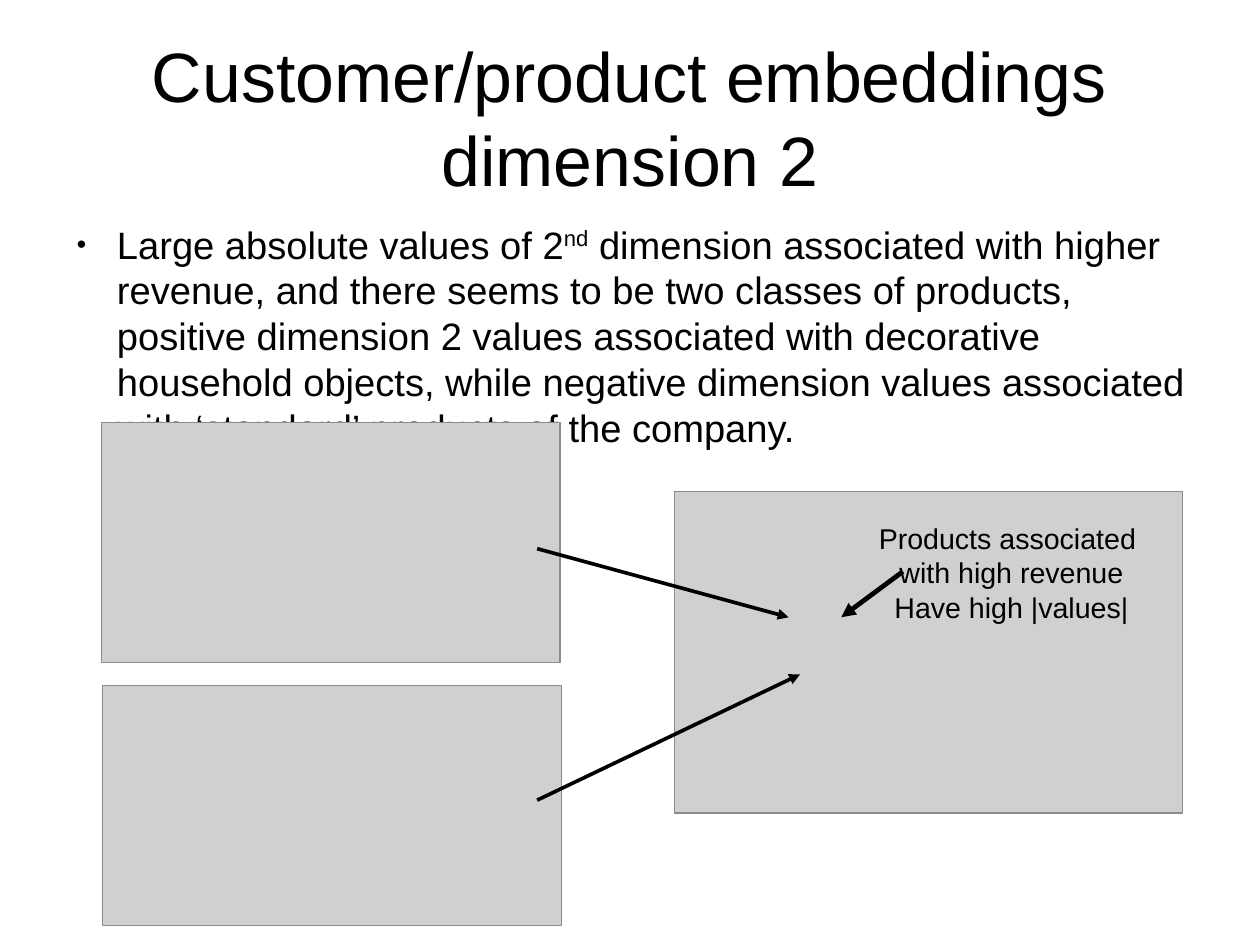
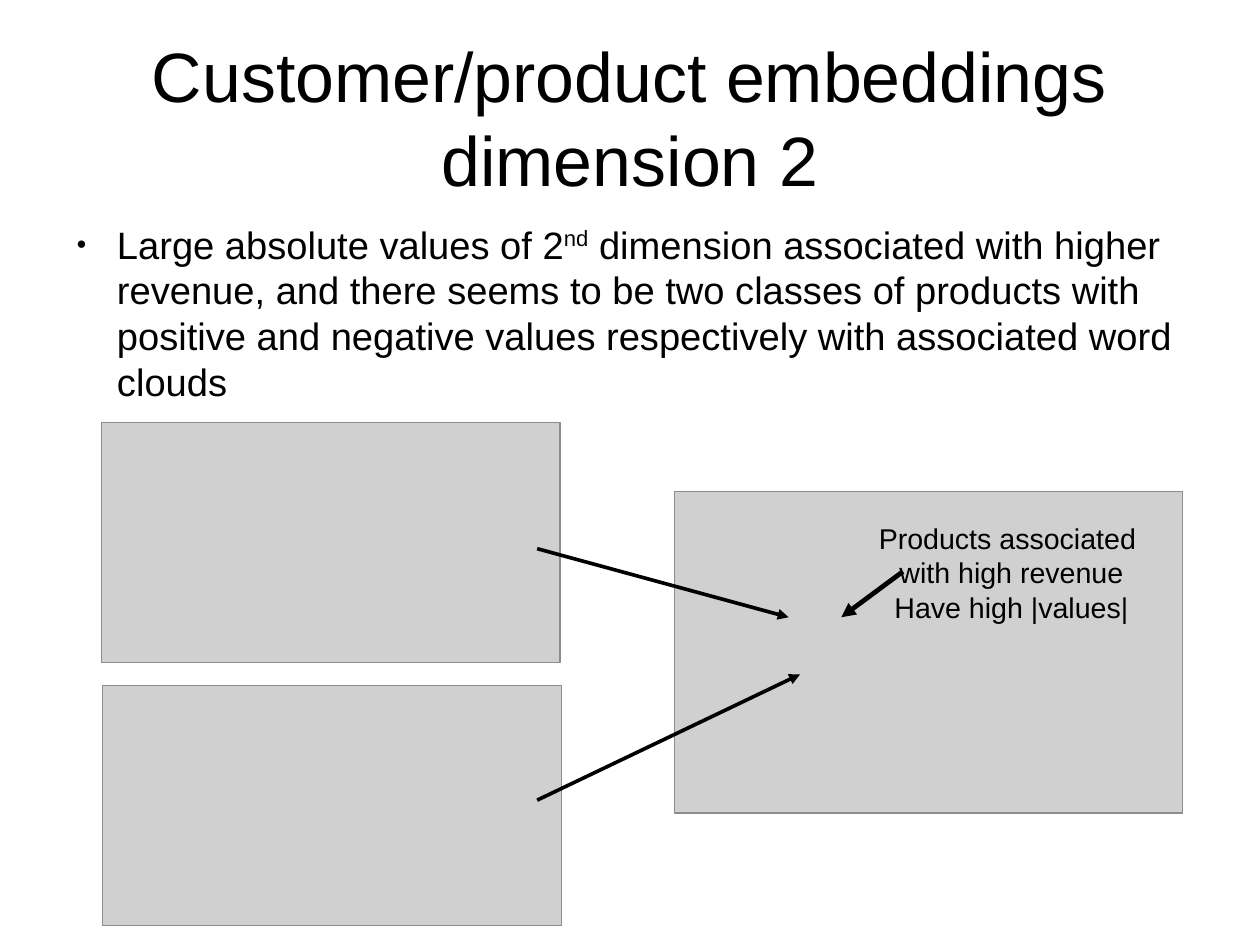
Before and after one commit to leexa90/E-commece-Data-Science, a slide deck: slide 10 of Present.odp (slide 8 before the commit). Drawn at 1260x945 pixels with LibreOffice and Linux fonts; fonts in the diff are those of the drawing; grey boxes stand for pictures. Boxes give left, top, right and bottom in pixels: in the first picture for what was removed or moved away, otherwise in the second. Text is boxed around its words. In the diff, an @@ line names an element or a change of style, - is before the commit and + after.

```diff
--- a/Present.odp
+++ b/Present.odp
@@ text at bbox=[117, 231, 1172, 397]: text changed @@
-● Large absolute values of 2nd dimension associated with higher revenue, and there seems to be two classes of products, positive dimension 2 values associated with decorative household objects, while negative dimension values associated with ‘standard’ products of the company.
+● Large absolute values of 2nd dimension associated with higher revenue, and there seems to be two classes of products with positive and negative values respectively with associated word clouds
```
Also in this commit, not shown: 5 other slides changed, 4 slides added, 1 slide removed, 2 other files.
